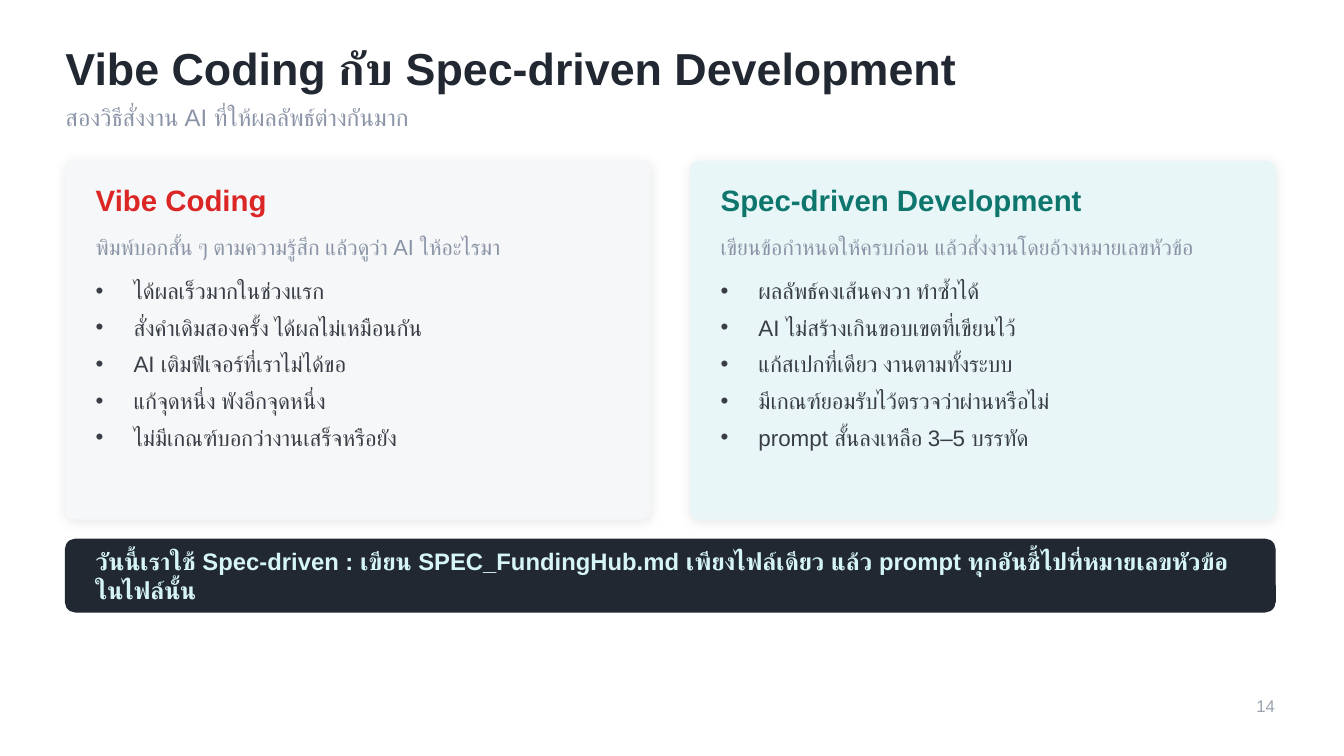
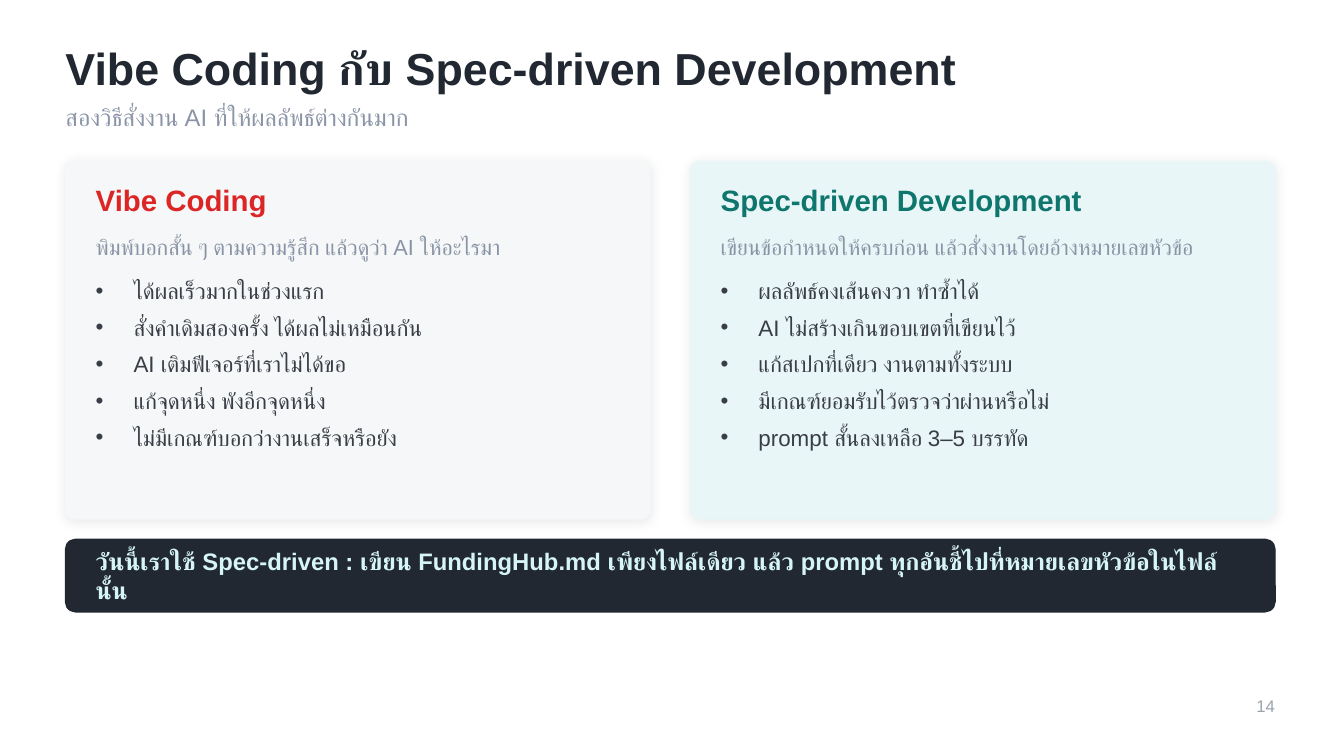
Before and after one commit to dookda/cmu_workshop_antigravity, a slide deck: slide 14 of Funding_Hub_Antigravity_Workshop.pptx. Drawn at 1344x756 pixels with LibreOffice and Linux fonts; fonts in the diff are those of the drawing. Boxes give left, top, right and bottom in pixels: in the first picture for what was removed or moved away, otherwise in the second. Text is boxed around its words. In the diff, an @@ line names an element or a change of style, - is before the commit and + after.

```diff
--- a/Funding_Hub_Antigravity_Workshop.pptx
+++ b/Funding_Hub_Antigravity_Workshop.pptx
@@ text at (96,551,1217,600): text changed @@
-วันนี้เราใช้ Spec-driven : เขียน SPEC_FundingHub.md เพียงไฟล์เดียว แล้ว prompt ทุกอันชี้ไปที่หมายเลขหัวข้อในไฟล์นั้น
+วันนี้เราใช้ Spec-driven : เขียน FundingHub.md เพียงไฟล์เดียว แล้ว prompt ทุกอันชี้ไปที่หมายเลขหัวข้อในไฟล์นั้น
```
Also in this commit, not shown: 1 other slide changed, 11 slides removed, 2 other files.
